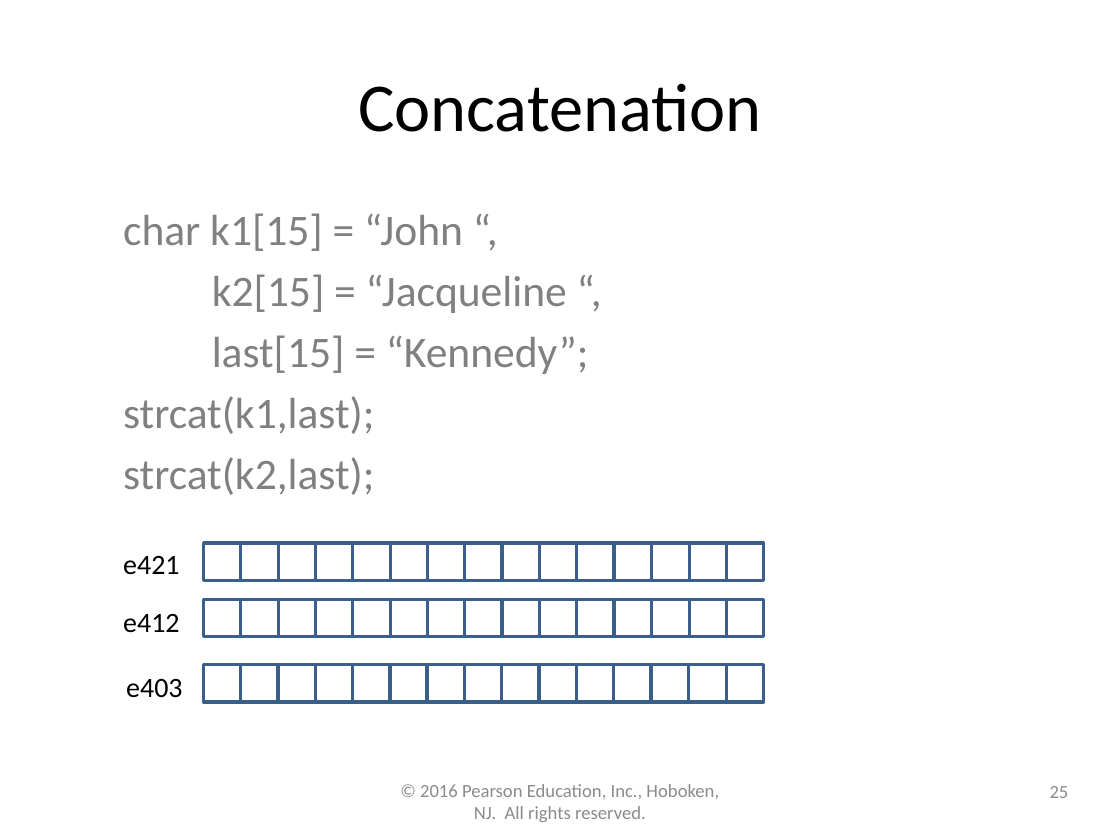
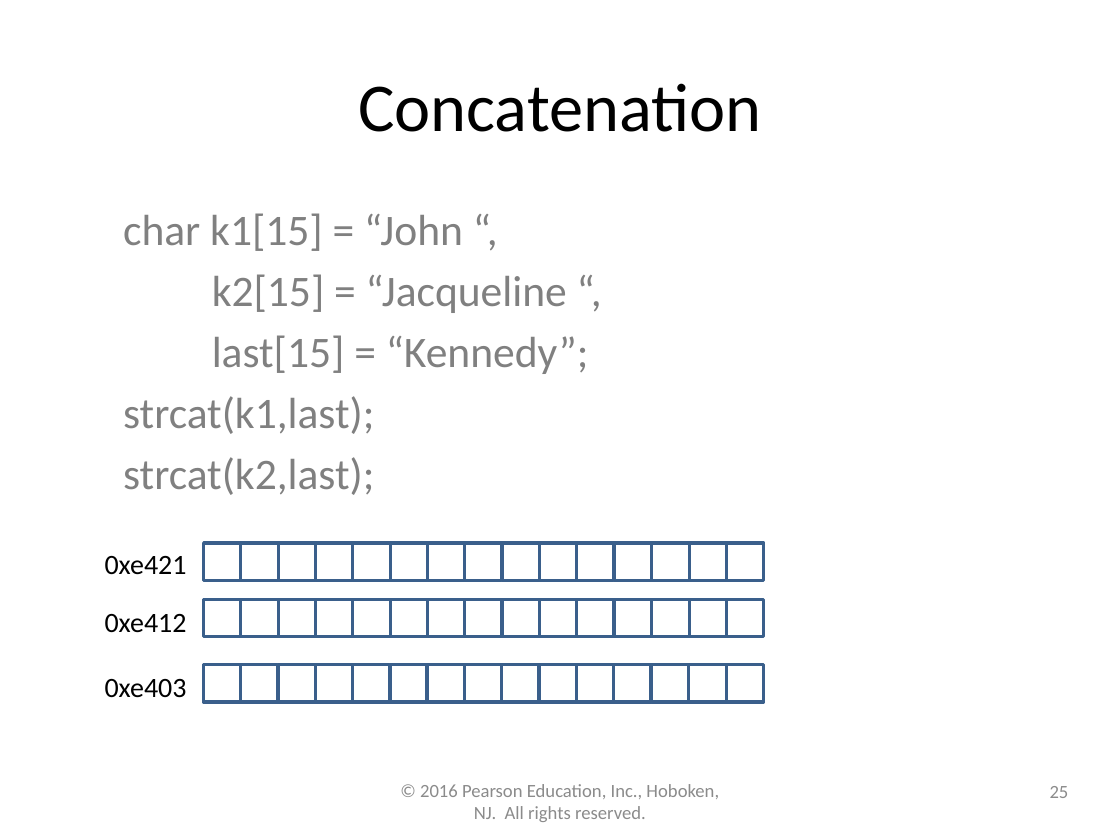
Before and after one commit to lgw2/lgw2.github.io, a slide deck: slide 25 of _teaching/csci112-fall-2023/lectures/ppts/Chapter8.pptx. Drawn at 1120x840 pixels with LibreOffice and Linux fonts; fonts in the diff are those of the drawing. Boxes give left, top, right and bottom in pixels: in the first picture for what was removed or moved away, otherwise in the second. Text is boxed around its words. In the diff, an @@ line names an element or a change of style, - is before the commit and + after.

```diff
--- a/_teaching/csci112-fall-2023/lectures/ppts/Chapter8.pptx
+++ b/_teaching/csci112-fall-2023/lectures/ppts/Chapter8.pptx
@@ text added at bbox=[105, 556, 187, 575], 18 pt, text #000000 @@
+0xe421
@@ text removed at bbox=[123, 556, 179, 575] @@
-e421
@@ text added at bbox=[105, 614, 187, 633], 18 pt, text #000000 @@
+0xe412
@@ text removed at bbox=[123, 614, 179, 633] @@
-e412
@@ text added at bbox=[105, 679, 187, 698], 18 pt, text #000000 @@
+0xe403
@@ text removed at bbox=[126, 679, 182, 698] @@
-e403
```
Also in this commit, not shown: 3 other slides changed, 2 other files.
